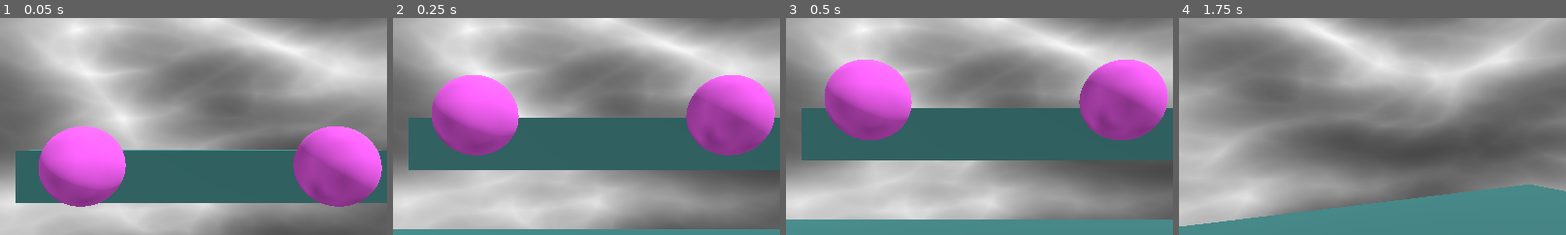
Above: before the commit, frames 1-4 (left to right).
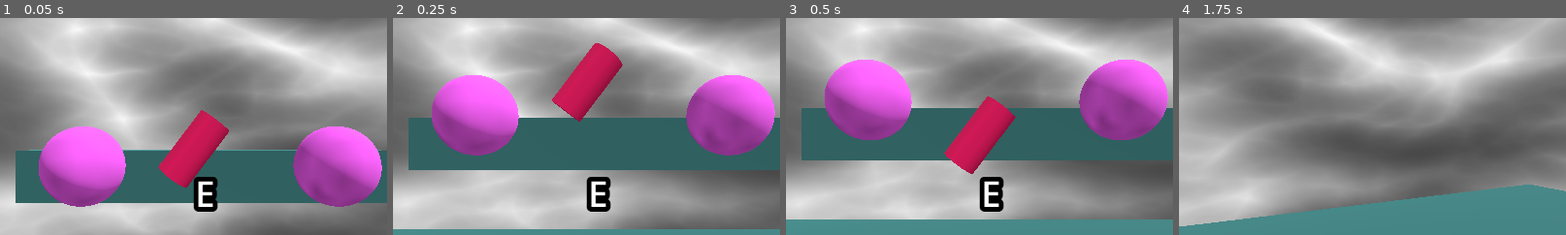
Above: after the commit, the same moments.

Repository: Schmizzle/CommunityGame
Game: Godot game, scene res://Levels/Gym/gym.tscn
Same seed, same stepped clock (60 frames per second), same inputs: the game is played once before the commit and once after it.
Inputs (mouse positions are % of the whole screen's width and height, from its top left):
- Up to frame 1 (0.05 s): no input
- Up to frame 2 (0.25 s): no input
- Up to frame 3 (0.5 s): no input
- Up to frame 4 (1.75 s): move the mouse to (49, 52) at 0.52 s; hold W (move-forward) from 0.53 s (still down); tap E (interact) at 0.6, 1.35 s; tap Space (jump) at 0.77, 1.52 s; move the mouse to (57, 51) at 1.27 s
The pictures show only the part of the screen within x 24-73%, y 21-71%; the shares and areas given below are measured in that part.

The runs differ from the first frame. In frame 1, 4.1% of the frame differs, in the area x 40-60%, y 42-90%; in frame 2, 4.2%, in the area x 41-60%, y 11-90%; in frame 3, 4.1%; in frame 4, nothing differs.

Commit message:
Added Soda

Diff:
--- /dev/null
+++ b/community-game/Environment/SodaCan/soda_can.tscn
@@ -0,0 +1,36 @@
+[gd_scene format=3 uid="uid://egpaculqw1o8"]
+
+[ext_resource type="Script" uid="uid://bpu4acc1nbkhm" path="res://Environment/SodaCan/soda_can_rigid.gd" id="1_23iha"]
+[ext_resource type="PackedScene" uid="uid://b3cuj7rpu1fl6" path="res://Environment/Elements/General/InteractableComponent/interactable-component.tscn" id="2_sh4ay"]
+
+[sub_resource type="CylinderMesh" id="CylinderMesh_s6hch"]
+
+[sub_resource type="StandardMaterial3D" id="StandardMaterial3D_ol1f0"]
+albedo_color = Color(0.972549, 0.011764706, 0.39215687, 1)
+
+[sub_resource type="CylinderShape3D" id="CylinderShape3D_s6hch"]
+radius = 0.5683594
+
+[node name="SodaCan" type="RigidBody3D" unique_id=1261307789]
+transform = Transform3D(-0.2730717, 0, -0.043880787, -0.026497332, 0.22045769, 0.16489385, 0.034977347, 0.16700925, -0.21766528, 0, 0, 0)
+mass = 18.037
+linear_velocity = Vector3(0, 0.805, 0)
+linear_damp = 1.14
+script = ExtResource("1_23iha")
+
+[node name="SodaCan" type="MeshInstance3D" parent="." unique_id=365984404]
+mesh = SubResource("CylinderMesh_s6hch")
+surface_material_override/0 = SubResource("StandardMaterial3D_ol1f0")
+
+[node name="CollisionShape3D" type="CollisionShape3D" parent="." unique_id=1004689814]
+shape = SubResource("CylinderShape3D_s6hch")
+
+[node name="InteractableComponent" parent="." unique_id=1550476877 instance=ExtResource("2_sh4ay")]
+transform = Transform3D(3.615657, 0, 0, 0, 3.6156573, 0, 0, 0, 3.6156576, 0, 0, 0)
+
+[node name="CollisionShape3D" parent="InteractableComponent" index="0" unique_id=364242616]
+transform = Transform3D(0.9999962, 2.6077032e-07, 0, -4.4703484e-08, 1, 0, -5.5134296e-07, -2.9802322e-08, 1, -0.04785323, -0.015381098, 0.010497689)
+
+[connection signal="_interaction_signal" from="InteractableComponent" to="." method="_on_interactable_component__interaction_signal"]
+
+[editable path="InteractableComponent"]
--- /dev/null
+++ b/community-game/Environment/SodaCan/soda_can_rigid.gd
@@ -0,0 +1,8 @@
+extends RigidBody3D
+
+@export var Message: String = "Slurp"
+
+
+func _on_interactable_component__interaction_signal() -> void:
+	print(Message)
+	queue_free()
--- a/community-game/Levels/Gym/gym.tscn
+++ b/community-game/Levels/Gym/gym.tscn
@@ -4,6 +4,7 @@
 [ext_resource type="PackedScene" uid="uid://dir4y2agytnmg" path="res://Player/player.tscn" id="2_5qgok"]
 [ext_resource type="PackedScene" uid="uid://dith8khycdp61" path="res://Environment/TestingStuff/test-interactable.tscn" id="3_0l8pt"]
 [ext_resource type="ArrayMesh" uid="uid://bjwq10belkgu2" path="res://Environment/Assets/VoxelSodaMachine.obj" id="4_4jjoa"]
+[ext_resource type="Script" uid="uid://bpu4acc1nbkhm" path="res://Environment/SodaCan/soda_can_rigid.gd" id="4_ol1f0"]
 [ext_resource type="Script" uid="uid://b0xa842vnlk4w" path="res://Environment/Assets/vending_interactable.gd" id="4_s6hch"]
 [ext_resource type="PackedScene" uid="uid://b3cuj7rpu1fl6" path="res://Environment/Elements/General/InteractableComponent/interactable-component.tscn" id="5_s6hch"]
 
@@ -33,6 +34,14 @@
 [sub_resource type="Environment" id="Environment_4jjoa"]
 background_mode = 2
 sky = SubResource("Sky_kcxp8")
+
+[sub_resource type="CylinderMesh" id="CylinderMesh_s6hch"]
+
+[sub_resource type="StandardMaterial3D" id="StandardMaterial3D_ol1f0"]
+albedo_color = Color(0.972549, 0.011764706, 0.39215687, 1)
+
+[sub_resource type="CylinderShape3D" id="CylinderShape3D_s6hch"]
+radius = 0.5683594
 
 [sub_resource type="BoxShape3D" id="BoxShape3D_ol1f0"]
 size = Vector3(3.425293, 6.5004883, 3.7404785)
@@ -64,17 +73,43 @@
 transform = Transform3D(1, 0, 0, 0, 1, 0, 0, 0, 1, 3.567909, 2.1201885, -1.5182796)
 Message = "This object always tells the truth"
 
-[node name="StaticBody3D" type="StaticBody3D" parent="." unique_id=1583636826]
+[node name="SodaCan" type="RigidBody3D" parent="." unique_id=1181012039]
+transform = Transform3D(-0.2730717, 0, -0.043880787, -0.026497332, 0.22045769, 0.16489385, 0.034977347, 0.16700925, -0.21766528, 2.2234375, 2.3473668, -0.08704758)
+mass = 18.037
+linear_velocity = Vector3(0, 0.805, 0)
+linear_damp = 1.14
+script = ExtResource("4_ol1f0")
+
+[node name="SodaCan" type="MeshInstance3D" parent="SodaCan" unique_id=141920758]
+mesh = SubResource("CylinderMesh_s6hch")
+surface_material_override/0 = SubResource("StandardMaterial3D_ol1f0")
+
+[node name="CollisionShape3D" type="CollisionShape3D" parent="SodaCan" unique_id=106804480]
+shape = SubResource("CylinderShape3D_s6hch")
+
+[node name="InteractableComponent" parent="SodaCan" unique_id=1550476877 instance=ExtResource("5_s6hch")]
+transform = Transform3D(3.615657, 0, 0, 0, 3.6156573, 0, 0, 0, 3.6156576, 0, 0, 0)
+
+[node name="CollisionShape3D" parent="SodaCan/InteractableComponent" index="0" unique_id=364242616]
+transform = Transform3D(0.9999962, 2.6077032e-07, 0, -4.4703484e-08, 1, 0, -5.5134296e-07, -2.9802322e-08, 1, -0.04785323, -0.015381098, 0.010497689)
+
+[node name="VendingMachine" type="StaticBody3D" parent="." unique_id=1583636826]
 transform = Transform3D(-0.2730717, 0, -0.043880787, 0, 0.2765749, 0, 0.043880787, 0, -0.2730717, -0.20932311, 0.81133395, 3.2487242)
 script = ExtResource("4_s6hch")
 
-[node name="Mesh" type="MeshInstance3D" parent="StaticBody3D" unique_id=1486481130]
+[node name="Mesh" type="MeshInstance3D" parent="VendingMachine" unique_id=1486481130]
 transform = Transform3D(1, 0, 0, 0, 1, 0, 0, 0, 1, 0.018311262, -2.7502441, 0.030885696)
 mesh = ExtResource("4_4jjoa")
 
-[node name="CollisionShape3D" type="CollisionShape3D" parent="StaticBody3D" unique_id=206652755]
+[node name="CollisionShape3D" type="CollisionShape3D" parent="VendingMachine" unique_id=206652755]
 shape = SubResource("BoxShape3D_ol1f0")
 
-[node name="InteractableComponent" parent="StaticBody3D" unique_id=1550476877 instance=ExtResource("5_s6hch")]
+[node name="InteractableComponent" parent="VendingMachine" unique_id=611252436 instance=ExtResource("5_s6hch")]
 
-[connection signal="_interaction_signal" from="StaticBody3D/InteractableComponent" to="StaticBody3D" method="_on_interactable_component__interaction_signal"]
+[node name="SpawnLoc" type="Node3D" parent="VendingMachine" unique_id=740550600]
+transform = Transform3D(1, 0, 0, 0, 1, 0, 0, 0, 1, -0.10489416, -2.377841, 2.18326)
+
+[connection signal="_interaction_signal" from="SodaCan/InteractableComponent" to="SodaCan" method="_on_interactable_component__interaction_signal"]
+[connection signal="_interaction_signal" from="VendingMachine/InteractableComponent" to="VendingMachine" method="_on_interactable_component__interaction_signal"]
+
+[editable path="SodaCan/InteractableComponent"]
Not shown, added: community-game/Environment/SodaCan/soda_can_rigid.gd.uid
